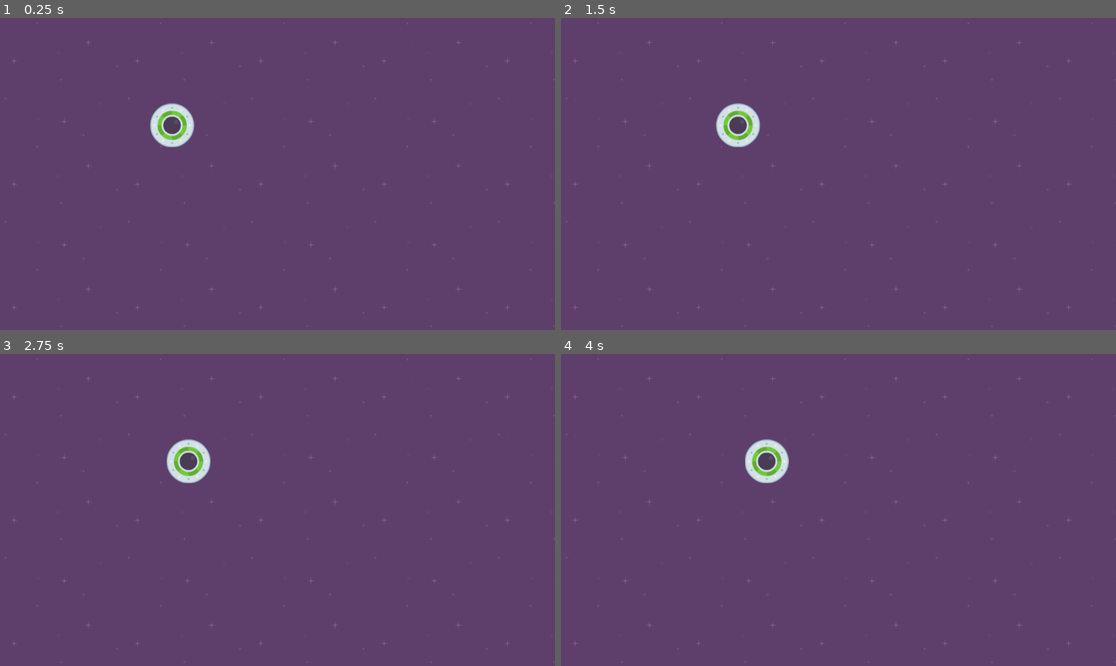
Above: before the commit, frames 1-4 (two rows, left to right).
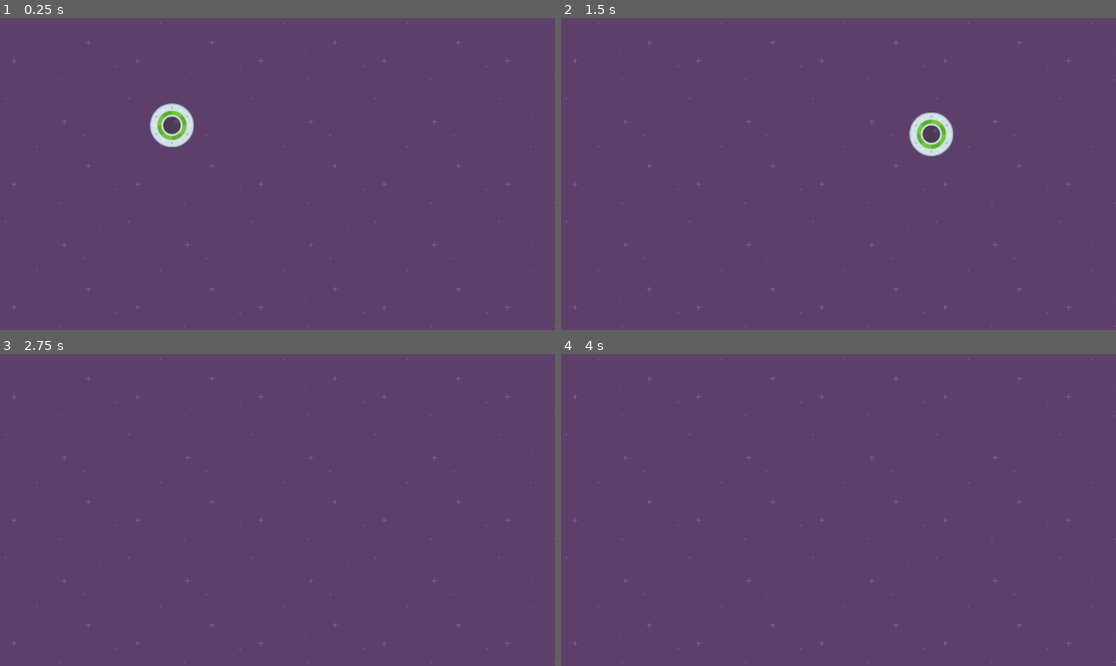
Above: after the commit, the same moments.

Repository: amortimer20/SpeedySaucer
Game: Godot game, scene res://scenes/level_1.tscn
Two runs of this game, one before a commit and one after it. Both use one fixed random seed, a clock stepped at 60 frames per second and the inputs below.
Inputs:
- Up to frame 1 (0.25 s): no input
- Up to frame 2 (1.5 s): hold Right (move_right, bound only after the commit) 0.53-1.28 s; hold Down (move_down, bound only after the commit) from 1.28 s (still down)
- Up to frame 3 (2.75 s): release Down (move_down, bound only after the commit) at 2.03 s; hold Right (move_right, bound only after the commit) from 2.03 s (still down)
- Up to frame 4 (4 s): release Right (move_right, bound only after the commit) at 2.78 s; hold Up (move_up, bound only after the commit) 2.78-3.53 s; hold Left (move_left, bound only after the commit) from 3.53 s (still down)

The runs differ from the first frame. In frame 1, less than 0.1% of the frame differs, in the area x 26-36%, y 30-38%; in frame 2, 1.5%, in the area x 27-71%, y 27-45%; in frame 3, 0.8%; in frame 4, 0.8%.

Commit message:
Add player input

Diff:
--- a/project.godot
+++ b/project.godot
@@ -23,6 +23,33 @@
 
 import/blender/enabled=false
 
+[input]
+
+move_right={
+"deadzone": 0.5,
+"events": [Object(InputEventKey,"resource_local_to_scene":false,"resource_name":"","device":-1,"window_id":0,"alt_pressed":false,"shift_pressed":false,"ctrl_pressed":false,"meta_pressed":false,"pressed":false,"keycode":0,"physical_keycode":4194321,"key_label":0,"unicode":0,"echo":false,"script":null)
+, Object(InputEventKey,"resource_local_to_scene":false,"resource_name":"","device":-1,"window_id":0,"alt_pressed":false,"shift_pressed":false,"ctrl_pressed":false,"meta_pressed":false,"pressed":false,"keycode":0,"physical_keycode":68,"key_label":0,"unicode":100,"echo":false,"script":null)
+]
+}
+move_left={
+"deadzone": 0.5,
+"events": [Object(InputEventKey,"resource_local_to_scene":false,"resource_name":"","device":-1,"window_id":0,"alt_pressed":false,"shift_pressed":false,"ctrl_pressed":false,"meta_pressed":false,"pressed":false,"keycode":0,"physical_keycode":4194319,"key_label":0,"unicode":0,"echo":false,"script":null)
+, Object(InputEventKey,"resource_local_to_scene":false,"resource_name":"","device":-1,"window_id":0,"alt_pressed":false,"shift_pressed":false,"ctrl_pressed":false,"meta_pressed":false,"pressed":false,"keycode":0,"physical_keycode":65,"key_label":0,"unicode":97,"echo":false,"script":null)
+]
+}
+move_up={
+"deadzone": 0.5,
+"events": [Object(InputEventKey,"resource_local_to_scene":false,"resource_name":"","device":-1,"window_id":0,"alt_pressed":false,"shift_pressed":false,"ctrl_pressed":false,"meta_pressed":false,"pressed":false,"keycode":0,"physical_keycode":4194320,"key_label":0,"unicode":0,"echo":false,"script":null)
+, Object(InputEventKey,"resource_local_to_scene":false,"resource_name":"","device":-1,"window_id":0,"alt_pressed":false,"shift_pressed":false,"ctrl_pressed":false,"meta_pressed":false,"pressed":false,"keycode":0,"physical_keycode":87,"key_label":0,"unicode":119,"echo":false,"script":null)
+]
+}
+move_down={
+"deadzone": 0.5,
+"events": [Object(InputEventKey,"resource_local_to_scene":false,"resource_name":"","device":-1,"window_id":0,"alt_pressed":false,"shift_pressed":false,"ctrl_pressed":false,"meta_pressed":false,"pressed":false,"keycode":0,"physical_keycode":4194322,"key_label":0,"unicode":0,"echo":false,"script":null)
+, Object(InputEventKey,"resource_local_to_scene":false,"resource_name":"","device":-1,"window_id":0,"alt_pressed":false,"shift_pressed":false,"ctrl_pressed":false,"meta_pressed":false,"pressed":false,"keycode":0,"physical_keycode":83,"key_label":0,"unicode":115,"echo":false,"script":null)
+]
+}
+
 [rendering]
 
 renderer/rendering_method="gl_compatibility"
--- a/scripts/player_controller.gd
+++ b/scripts/player_controller.gd
@@ -1,12 +1,13 @@
 extends RigidBody2D
 
-
-# Called when the node enters the scene tree for the first time.
-func _ready():
-	pass
-
-func _process(delta):
-	pass
+var force := 1000
 
 func _physics_process(delta):
-	apply_force(Vector2(10, 0))
+	if Input.is_action_pressed("move_up"):
+		apply_force(Vector2(0, -force))
+	if Input.is_action_pressed("move_right"):
+		apply_force(Vector2(force, 0))
+	if Input.is_action_pressed("move_down"):
+		apply_force(Vector2(0, force))
+	if Input.is_action_pressed("move_left"):
+		apply_force(Vector2(-force, 0))
